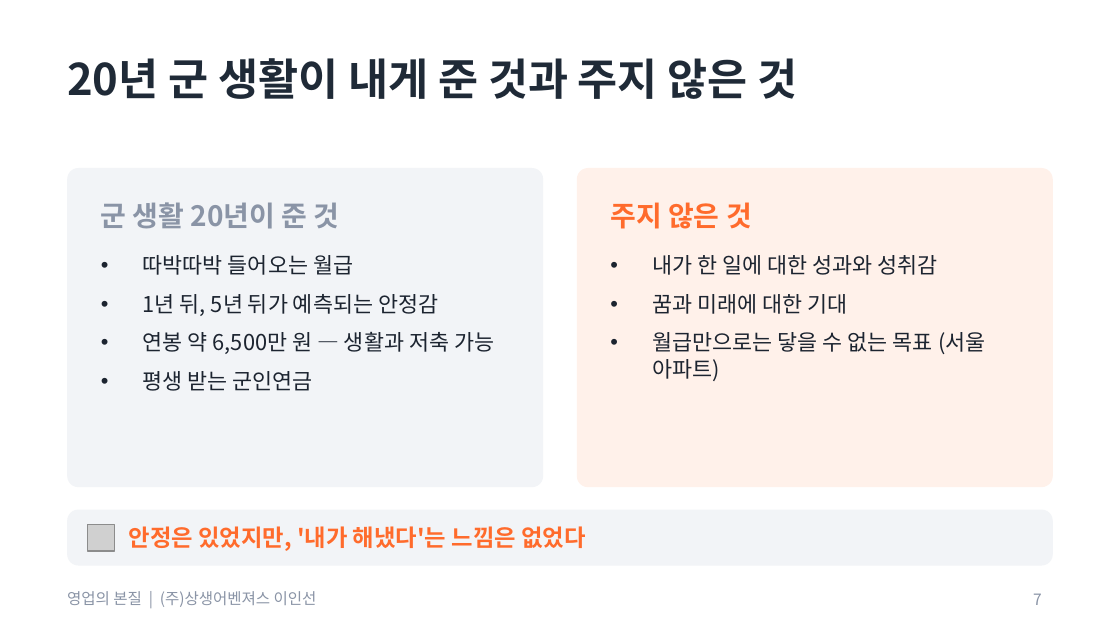
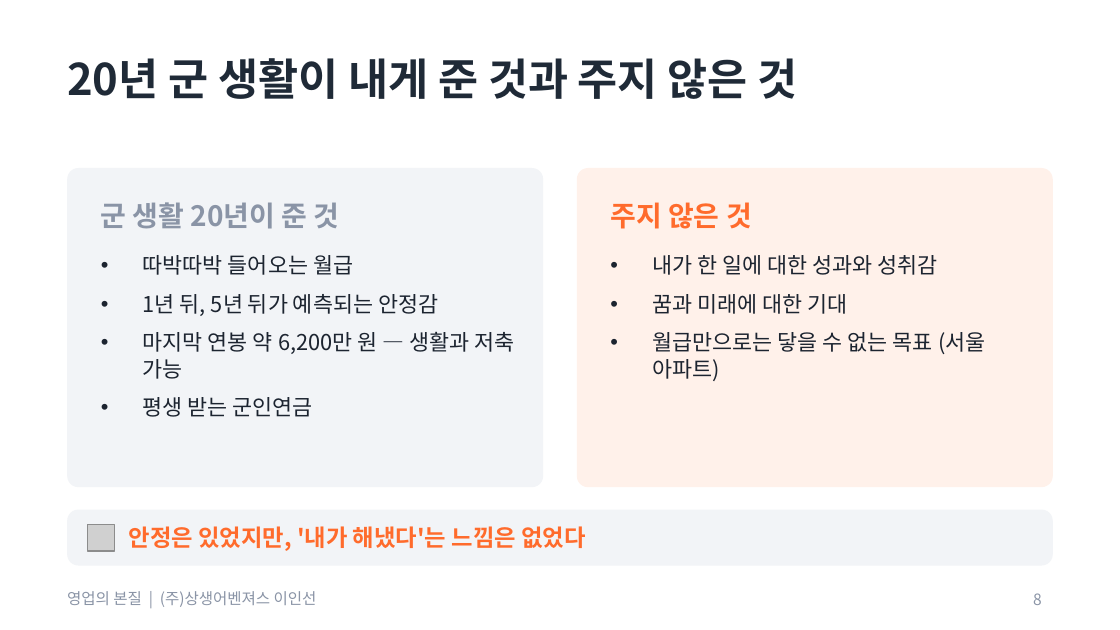
Before and after one commit to aspirinx79-crypto/cmo, a slide deck: slide 8 of docs/sales/영업의_본질_교육자료.pptx (slide 7 before the commit). Drawn at 1120x630 pixels with LibreOffice and Linux fonts; fonts in the diff are those of the drawing; grey boxes stand for pictures. Boxes give left, top, right and bottom in pixels: in the first picture for what was removed or moved away, otherwise in the second. Text is boxed around its words. In the diff, an @@ line names an element or a change of style, - is before the commit and + after.

```diff
--- a/docs/sales/영업의_본질_교육자료.pptx
+++ b/docs/sales/영업의_본질_교육자료.pptx
@@ text at [143, 332, 514, 379]: text changed @@
-• 연봉 약 6,500만 원 — 생활과 저축 가능
+• 마지막 연봉 약 6,200만 원 — 생활과 저축 가능
@@ page number at [1033, 593, 1042, 605]: text changed @@
-7
+8
```
Also in this commit, not shown: 5 other slides changed, 2 slides added, 9 other files.
